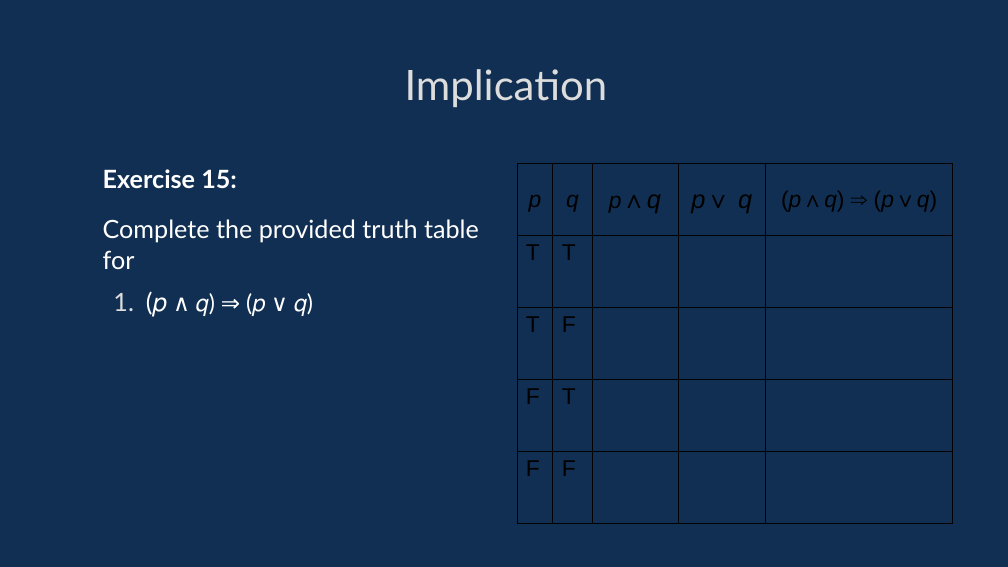
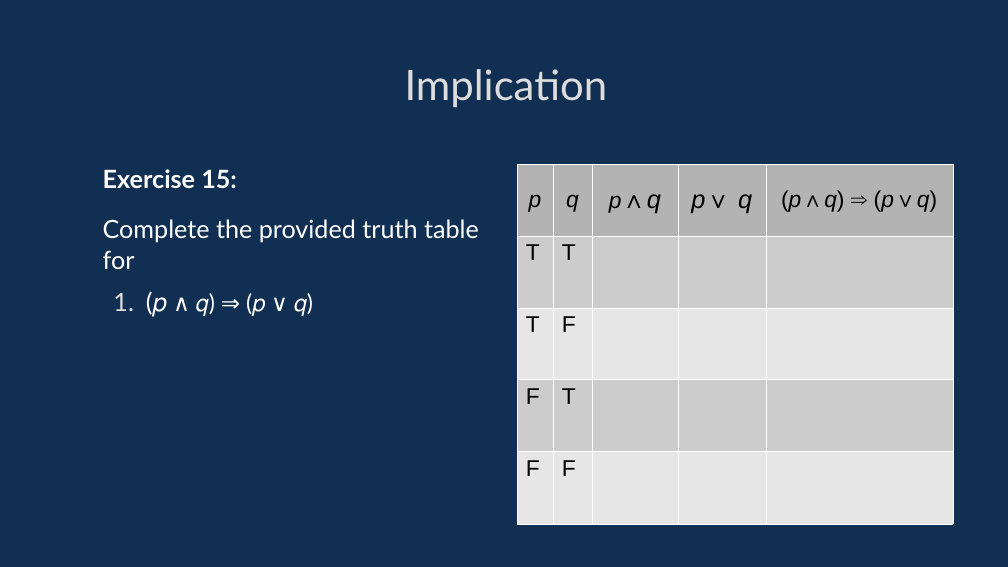
Before and after one commit to davidgundry/maths22-23, a slide deck: slide 55 of slides/maths-5-propositional-logic.odp. Drawn at 1008x567 pixels with LibreOffice and Linux fonts; fonts in the diff are those of the drawing. Boxes give left, top, right and bottom in pixels: in the first picture for what was removed or moved away, otherwise in the second. Text is boxed around its words. In the diff, an @@ line names an element or a change of style, - is before the commit and + after.

```diff
--- a/slides/maths-5-propositional-logic.odp
+++ b/slides/maths-5-propositional-logic.odp
@@ table at (517, 164, 953, 524) @@
@@ fill none to #B3B3B3 in row 1 @@
@@ fill none to #CCCCCC in 4 cells @@
@@ fill none to #E6E6E6 in 4 cells @@
@@ borders changed @@
```
Also in this commit, not shown: 12 other slides changed, 1 slide added, 1 slide removed.
